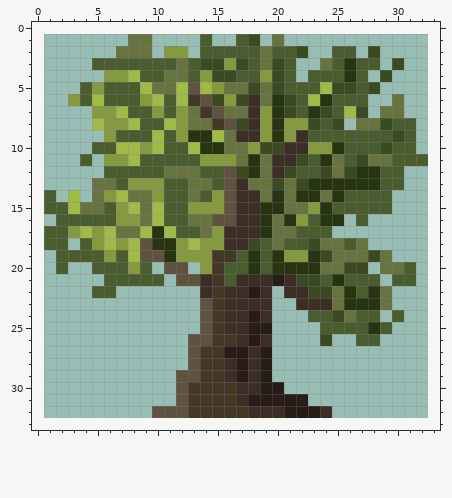
Edited in one commit: pixel-art sprite (tiles_png/trees/oak.png). This is how it looked before the edit.
The file is 32x32 pixels. The old version is drawn lined up with the new one, on the new canvas.
Once edited:
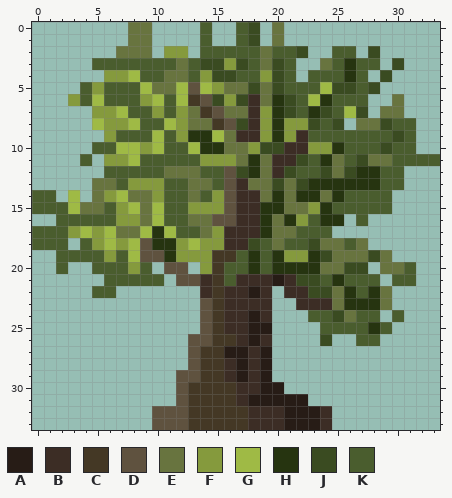
Palette (. is transparent): A #271c16  B #3c2d25  C #443825  D #5f523f  E #68743f  F #859a3d  G #9fba45  H #263410  J #3a4b21  K #4a5d2e
What changed:
{"change": "canvas 32x32 -> 34x34, the old top-left corner now at 1,1"}
{"y":0,"x":8,"old":"..","new":"EE"}
{"y":0,"x":14,"old":".","new":"K"}
{"y":0,"x":17,"old":"..","new":"KJ"}
{"y":0,"x":20,"old":".","new":"E"}
{"y":11,"x":33,"old":".","new":"K"}
{"y":14,"x":0,"old":".","new":"K"}
{"y":15,"x":0,"old":".","new":"K"}
{"y":17,"x":0,"old":".","new":"K"}
{"y":18,"x":0,"old":".","new":"K"}
{"y":33,"x":10,"old":"...............","new":"DDDCCCCCBBBAAAB"}
